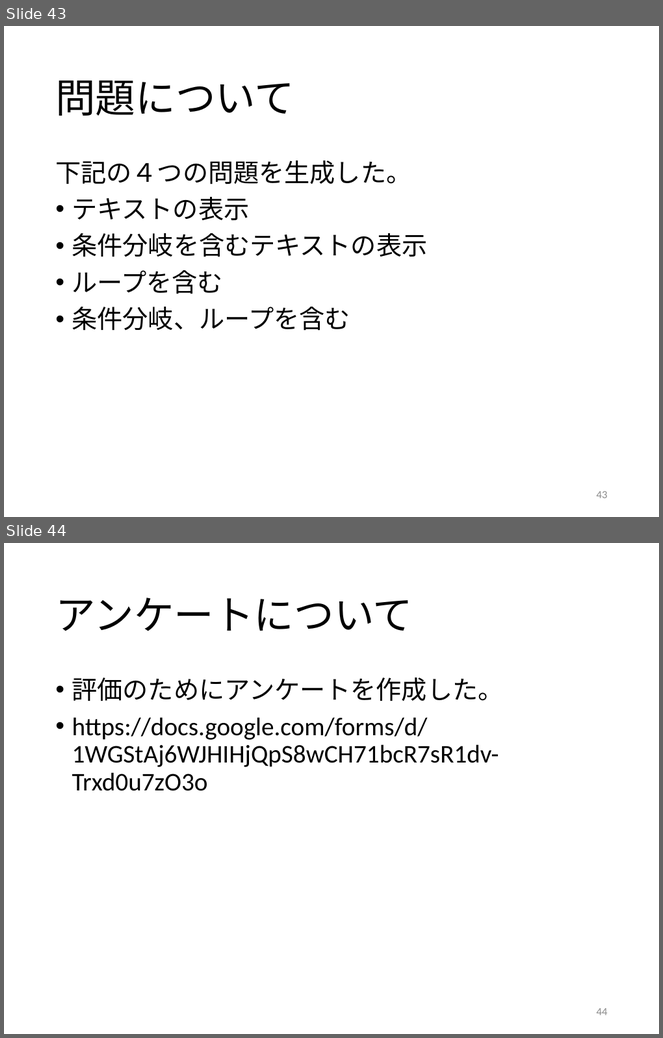
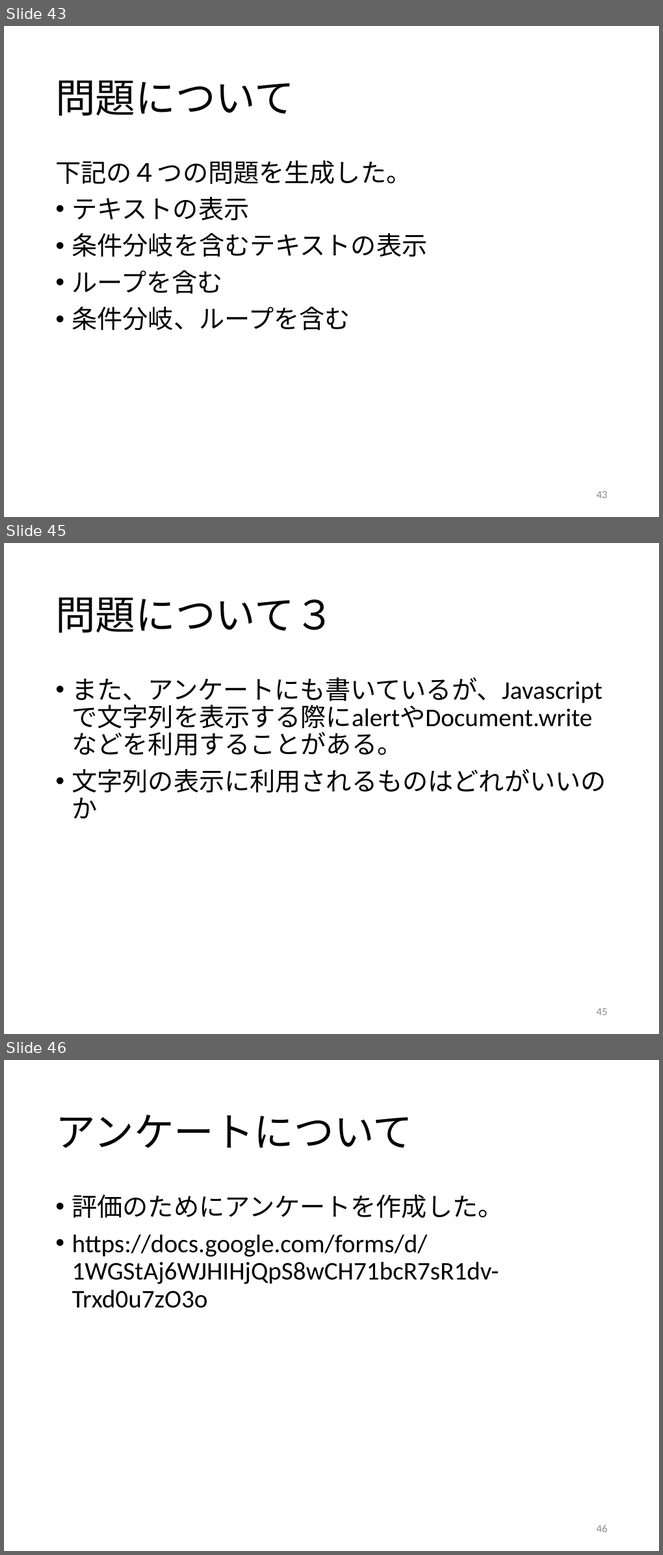
Before and after one commit to kait-takanolab/1821121-shimaoka-thesis, a slide deck: 1821121_shimaoka_sotsuken.pptx. Shown one above the other, each under a label of ours: slides 43 and 44 before the commit, slides 43, 45 and 46 after it; the slides between them are not shown. The pictures are 663x1038 and 663x1555 pixels, drawn with LibreOffice and Linux fonts; fonts in the diff are those of the drawing. Boxes give left, top, right and bottom in pixels: in the first picture for what was removed or moved away, otherwise in the second. Text is boxed around its words. In the diff, an @@ line names an element or a change of style, - is before the commit and + after.

```diff
--- a/1821121_shimaoka_sotsuken.pptx
+++ b/1821121_shimaoka_sotsuken.pptx
@@ slide 45 added at [4, 543, 659, 1034], background #FFFFFF @@
@@ title added at [55, 598, 334, 633], 44 pt, text #000000 @@
+問題について３
@@ text added at [72, 678, 607, 819], 28 pt, text #000000 @@
+• また、アンケートにも書いているが、Javascriptで文字列を表示する際にalertやDocument.writeなどを利用することがある。
+• 文字列の表示に利用されるものはどれがいいのか
@@ page number added at [597, 1008, 608, 1016], 12 pt, text #8C8C8C @@
+45
@@ what was slide 44 is now slide 46 @@
@@ page number at [597, 1525, 608, 1533]: text changed @@
-44
+46
```
Also in this commit, not shown: 5 slides changed, 1 other slide added, 2 other files.
